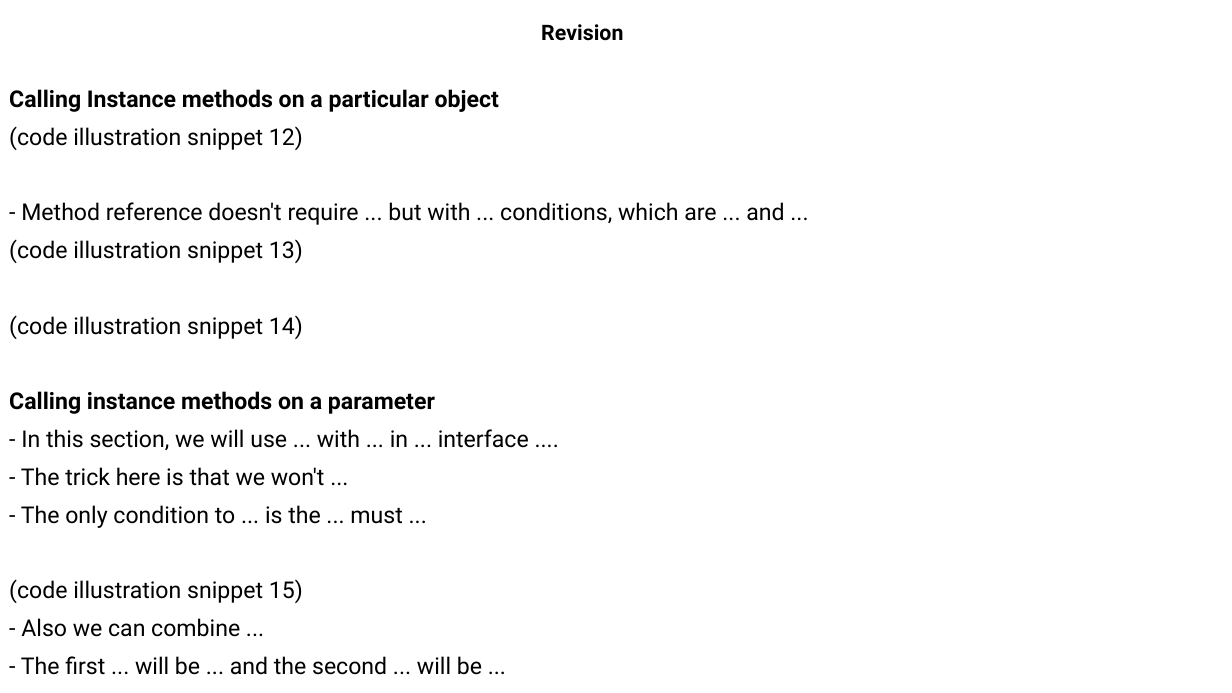
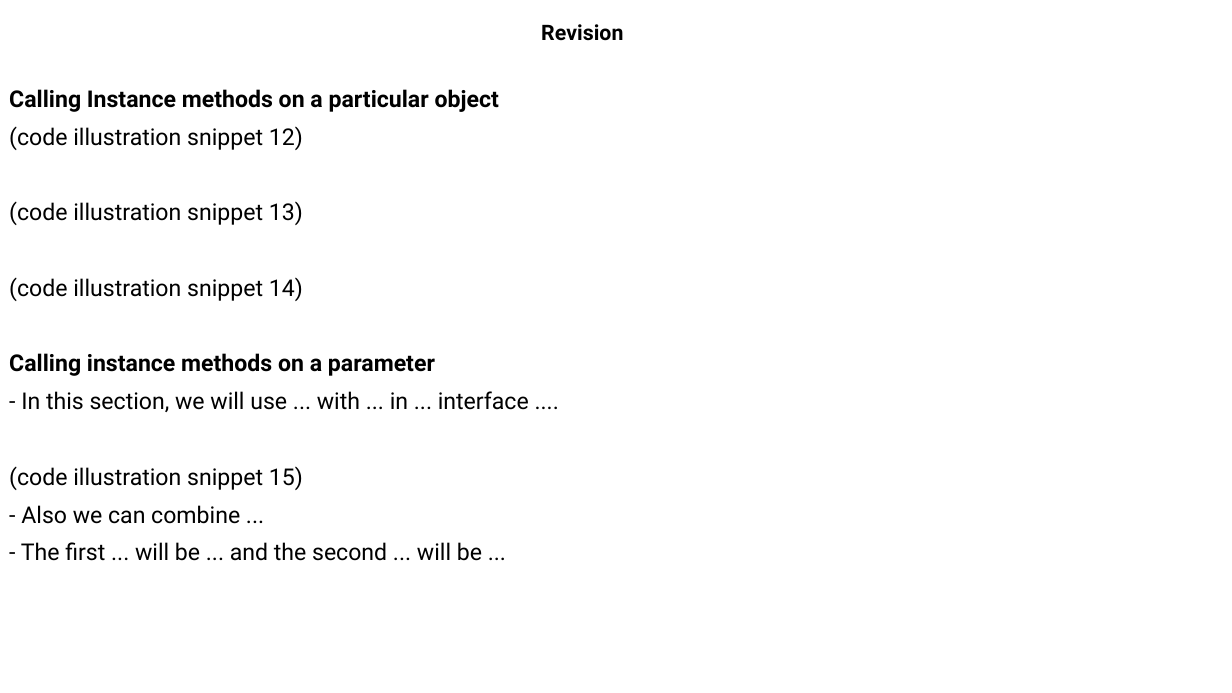
Before and after one commit to MaiDinhVinh/CS-Java, a slide deck: slide 7 of OCP17/old progress/Chapter 8 - Lambdas and Functional Interface.pptx. Drawn at 1232x693 pixels with LibreOffice and Linux fonts; fonts in the diff are those of the drawing. Boxes give left, top, right and bottom in pixels: in the first picture for what was removed or moved away, otherwise in the second. Text is boxed around its words. In the diff, an @@ line names an element or a change of style, - is before the commit and + after.

```diff
--- a/OCP17/old progress/Chapter 8 - Lambdas and Functional Interface.pptx
+++ b/OCP17/old progress/Chapter 8 - Lambdas and Functional Interface.pptx
@@ text at [21,202,784,225]: paragraph removed @@
-- Method reference doesn't require ... but with ... conditions, which are ... and ...
@@ text at [21,467,402,528]: paragraphs removed @@
-- The trick here is that we won't ...
-- The only condition to ... is the ... must ...
```
Also in this commit, not shown: 4 other slides changed.
